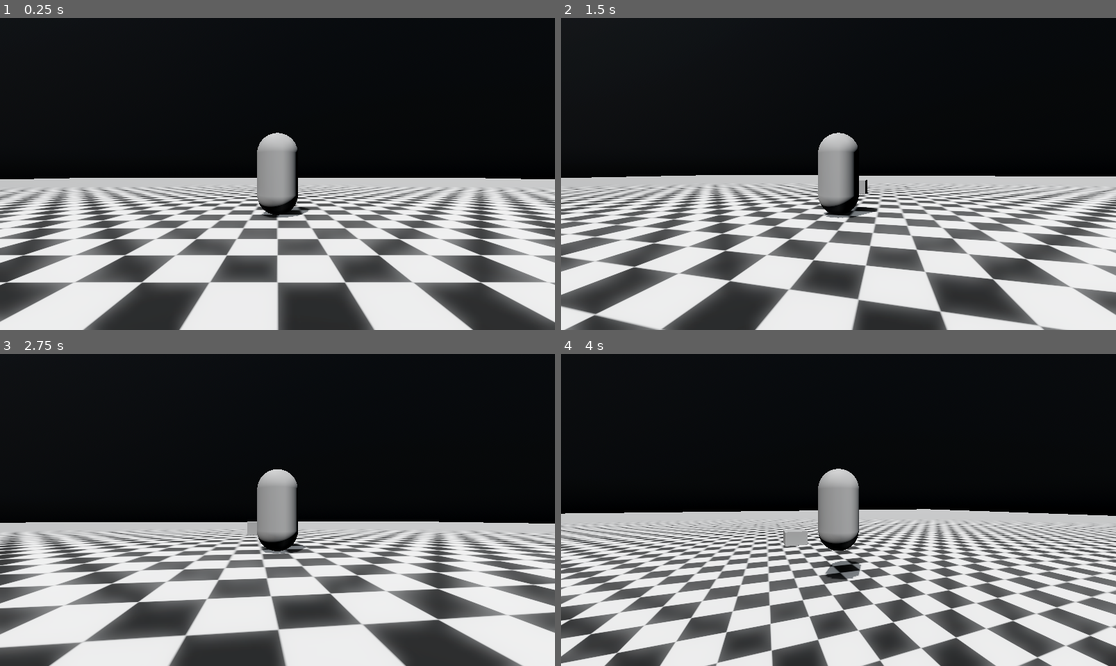
Above: before the commit, frames 1-4 (two rows, left to right).
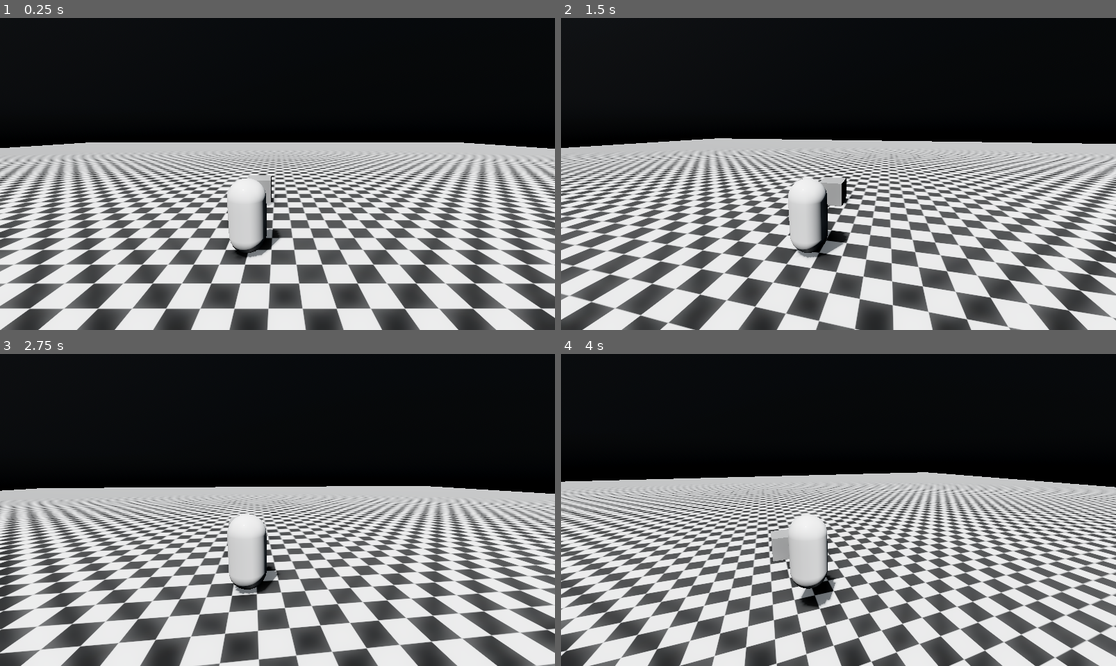
Above: after the commit, the same moments.

Repository: Geskawary234/CtrlShiftCreate-jam
Game: Godot game, scene res://Scenes/Testing.tscn
Two runs of this game, one before a commit and one after it. Both use one fixed random seed, a clock stepped at 60 frames per second and the inputs below. The project has no main scene, so this scene is started directly.
Inputs (mouse positions are in pixels of both pictures, inside the frame that each line leads up to):
- Up to frame 1 (0.25 s): no input
- Up to frame 2 (1.5 s): tap Enter (ui_accept) at 0.5, 0.77 s; move the mouse to (866, 174) at 0.52 s; tap A (a) at 0.6 s; tap D (d) at 0.8, 1.35 s; move the mouse to (810, 174) at 1.27 s
- Up to frame 3 (2.75 s): tap Enter (ui_accept) at 1.52 s; tap S (s) at 1.55, 2.1 s; move the mouse to (288, 503) at 2.02 s; tap W (w) at 2.3 s
- Up to frame 4 (4 s): tap Enter (ui_accept) at 2.75, 3.02, 3.77 s; move the mouse to (832, 516) at 2.77 s; tap W (w) at 2.85 s; tap E (e, bound only after the commit) at 3.05, 3.6 s; move the mouse to (877, 513) at 3.52 s; press the mouse at (877, 513) at 3.53 s

The runs differ from the first frame. In frame 1, 42% of the frame differs, in the area x 0-100%, y 36-100%; in frame 2, 42%; in frame 3, 41%; in frame 4, 42%.

Commit message:
Added shooting + changed camera pivot

Diff:
--- a/Scenes/Player/player.gd
+++ b/Scenes/Player/player.gd
@@ -1,4 +1,5 @@
 extends CharacterBody3D
+class_name Player
 
 
 const SPEED = 5.0
@@ -6,7 +7,12 @@
 var sens = 0.004
 
 @onready var cam_arm: SpringArm3D = $SpringArm3D
-@onready var cam: Camera3D = $SpringArm3D/Camera3D
+@onready var camera_pivot: Node3D = $SpringArm3D/CameraPivot
+@onready var cam: Camera3D = $SpringArm3D/CameraPivot/Camera3D
+@onready var rbchecker: RayCast3D = $RBchecker
+@onready var body_attractor: Node3D = $BodyAttractor
+
+var item : RigidBody3D = null
 
 func _ready() -> void:
 	Input.mouse_mode = Input.MOUSE_MODE_CAPTURED
@@ -15,11 +21,14 @@
 	if event is InputEventMouseMotion:
 		rotate_y(-event.relative.x * sens)
 		cam_arm.rotate_x(event.relative.y * sens)
-		cam_arm.global_rotation_degrees.x = clamp(cam_arm.rotation_degrees.x,-80,50)
+		cam_arm.global_rotation_degrees.x = clamp(cam_arm.rotation_degrees.x,-60,50)
 		cam_arm.rotation.z = 0
 		cam_arm.rotation_degrees.y = -180
 
+func _process(delta: float) -> void:
+	body_attractor.position = cam_arm.basis.z * -3
 
+var pressed_timer : float = 0
 func _physics_process(delta: float) -> void:
 	# Add the gravity.
 	if not is_on_floor():
@@ -28,6 +37,29 @@
 	# Handle jump.
 	if Input.is_action_just_pressed("ui_accept") and is_on_floor():
 		velocity.y = JUMP_VELOCITY
+
+	if Input.is_action_just_pressed('e'):
+		if item==null:
+			if rbchecker.is_colliding():
+				if rbchecker.get_collider() is RigidBody3D:
+					item = rbchecker.get_collider()
+					add_collision_exception_with(item)
+		elif is_instance_valid(item):
+			remove_collision_exception_with(item)
+			item = null
+
+
+	if is_instance_valid(item):
+		var dist : float = body_attractor.global_position.distance_to(item.global_position)
+		item.linear_velocity = dist * 25 * (body_attractor.global_position - item.global_position).normalized()
+
+	if Input.is_action_pressed('lmb'):
+		pressed_timer += delta
+		if pressed_timer>=1:
+			shot()
+	else:
+		pressed_timer = 0
+
 
 	# Get the input direction and handle the movement/deceleration.
 	# As good practice, you should replace UI actions with custom gameplay actions.
@@ -41,3 +73,22 @@
 		velocity.z = move_toward(velocity.z, 0, SPEED)
 
 	move_and_slide()
+
+
+func shot():
+	var r := RigidBody3D.new()
+	var c := CollisionShape3D.new()
+	var m := MeshInstance3D.new()
+
+	m.mesh = BoxMesh.new()
+	m.mesh.size = Vector3(0.5,0.5,0.5)
+
+	c.shape = BoxShape3D.new()
+	c.shape.size = m.mesh.size
+
+	r.add_child(c)
+	r.add_child(m)
+
+	get_parent().add_child(r)
+	r.global_position = -cam.global_basis.z*3 + cam.global_position
+	r.linear_velocity = -cam.global_basis.z*40
--- a/Scenes/Testing.tscn
+++ b/Scenes/Testing.tscn
@@ -33,7 +33,19 @@
 
 [sub_resource type="CapsuleMesh" id="CapsuleMesh_7wycu"]
 
+[sub_resource type="StandardMaterial3D" id="StandardMaterial3D_50pdt"]
+metallic_specular = 1.0
+roughness = 0.05
+
+[sub_resource type="SphereMesh" id="SphereMesh_50pdt"]
+
+[sub_resource type="StandardMaterial3D" id="StandardMaterial3D_8e680"]
+shading_mode = 0
+albedo_color = Color(1, 0, 0, 1)
+
 [sub_resource type="BoxMesh" id="BoxMesh_50pdt"]
+
+[sub_resource type="BoxShape3D" id="BoxShape3D_8e680"]
 
 [node name="Node3D" type="Node3D"]
 
@@ -43,6 +55,11 @@
 [node name="DirectionalLight3D" type="DirectionalLight3D" parent="."]
 transform = Transform3D(-0.866025, -0.433013, 0.25, 0, 0.5, 0.866025, -0.5, 0.75, -0.433013, 0, 0, 0)
 shadow_enabled = true
+directional_shadow_split_1 = 0.039
+directional_shadow_split_2 = 0.099
+directional_shadow_split_3 = 0.215
+directional_shadow_blend_splits = true
+directional_shadow_max_distance = 71.5
 
 [node name="StaticBody3D" type="StaticBody3D" parent="."]
 
@@ -66,12 +83,34 @@
 transform = Transform3D(-1, 0, 8.74228e-08, 0, 1, 0, -8.74228e-08, 0, -1, 0, 0, 0)
 spring_length = 5.0
 
-[node name="Camera3D" type="Camera3D" parent="Player/SpringArm3D"]
-transform = Transform3D(1, 0, 0, 0, 1, 0, 0, 0, 1, 4.37114e-07, 0, 5)
+[node name="CameraPivot" type="Node3D" parent="Player/SpringArm3D"]
+transform = Transform3D(1, 0, 0, 0, 1, 0, 0, 0, 1, 0, 0, 5)
+
+[node name="Camera3D" type="Camera3D" parent="Player/SpringArm3D/CameraPivot"]
+transform = Transform3D(1, -1.83478e-08, -1.94705e-09, 1.83478e-08, 0.977728, 0.209875, -1.94706e-09, -0.209875, 0.977728, 0.78905, 2.1943, 0)
 
 [node name="MeshInstance3D" type="MeshInstance3D" parent="Player"]
 mesh = SubResource("CapsuleMesh_7wycu")
+surface_material_override/0 = SubResource("StandardMaterial3D_50pdt")
 
-[node name="MeshInstance3D" type="MeshInstance3D" parent="."]
-transform = Transform3D(1, 0, 0, 0, 1, 0, 0, 0, 1, 0, 0.134077, 5.21097)
+[node name="RBchecker" type="RayCast3D" parent="Player"]
+transform = Transform3D(1, 0, 0, 0, -4.37114e-08, 1, 0, -1, -4.37114e-08, 0, -0.64616, 0)
+target_position = Vector3(0, -1.69, 0)
+
+[node name="BodyAttractor" type="Node3D" parent="Player"]
+transform = Transform3D(1, 0, 0, 0, 1, 0, 0, 0, 1, 0, 0.0331708, 1.27769)
+
+[node name="MeshInstance3D" type="MeshInstance3D" parent="Player/BodyAttractor"]
+transform = Transform3D(0.32, 0, 0, 0, 0.32, 0, 0, 0, 0.32, 0, 0, 0)
+visible = false
+mesh = SubResource("SphereMesh_50pdt")
+surface_material_override/0 = SubResource("StandardMaterial3D_8e680")
+
+[node name="RigidBody3D" type="RigidBody3D" parent="."]
+transform = Transform3D(1, 0, 0, 0, 1, 0, 0, 0, 1, 2.38419e-07, 0.906168, 3.82524)
+
+[node name="MeshInstance3D" type="MeshInstance3D" parent="RigidBody3D"]
 mesh = SubResource("BoxMesh_50pdt")
+
+[node name="CollisionShape3D" type="CollisionShape3D" parent="RigidBody3D"]
+shape = SubResource("BoxShape3D_8e680")
--- a/project.godot
+++ b/project.godot
@@ -51,3 +51,17 @@
 "events": [Object(InputEventKey,"resource_local_to_scene":false,"resource_name":"","device":-1,"window_id":0,"alt_press …(192 unchanged characters)…
 ]
 }
+lmb={
+"deadzone": 0.2,
+"events": [Object(InputEventMouseButton,"resource_local_to_scene":false,"resource_name":"","device":-1,"window_id":0,"alt_pressed":false,"shift_pressed":false,"ctrl_pressed":false,"meta_pressed":false,"button_mask":0,"position":Vector2(0, 0),"global_position":Vector2(0, 0),"factor":1.0,"button_index":1,"canceled":false,"pressed":false,"double_click":false,"script":null)
+]
+}
+e={
+"deadzone": 0.2,
+"events": [Object(InputEventKey,"resource_local_to_scene":false,"resource_name":"","device":-1,"window_id":0,"alt_pressed":false,"shift_pressed":false,"ctrl_pressed":false,"meta_pressed":false,"pressed":false,"keycode":0,"physical_keycode":69,"key_label":0,"unicode":101,"location":0,"echo":false,"script":null)
+]
+}
+
+[physics]
+
+3d/physics_engine="GodotPhysics3D"
Not shown: 1 places in Scenes/Testing.tscn that only renumber resources
